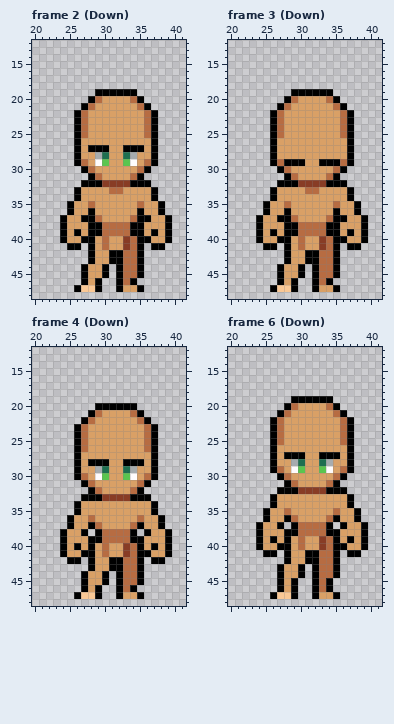
File history of a pixel-art file, assets/sprites/player/Body/001/idle.ase. This is how it looked before the edit.
64x64 pixels, 18 frames. Shown: frame 2 (Down): x 20..41, y 12..48; frame 3 (Down): x 20..41, y 12..48; frame 4 (Down): x 20..41, y 12..48; frame 6 (Down): x 20..41, y 12..48. The commit also changed other frames, which this record leaves out.
After the commit:
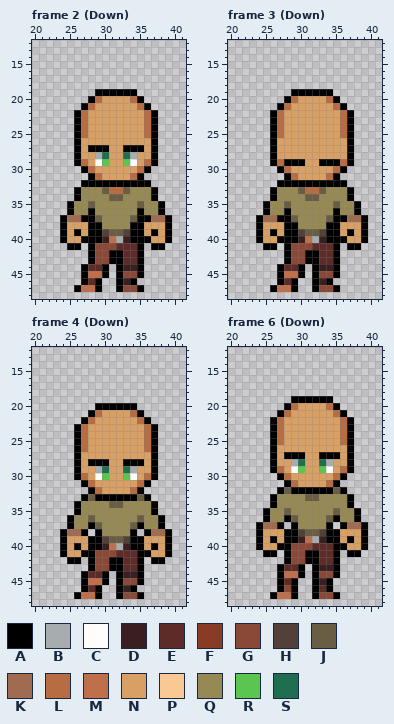
Palette (. is transparent): A #000000  B #a7acae  C #fffcfc  D #391f21  E #5d2c28  F #883c25  G #8a4836  H #524039  J #695d43  K #a06b4e  L #b76c42  M #bf6f4a  N #d9a066  P #fac895  Q #968954  R #5ac54f  S #1e6f50
What changed:
layer "Outfit/male/Layer 16" now shown
Frame 2 (Down), layers "Outfit/male/Layer 16", "Male Body/body Copy":
y 32: x 30..33 FFFF -> AAAA
y 33: x 27..30 NNNN -> QQQJ; x 33..36 NNNN -> JQQQ
y 34: x 27..36 NNNNNNNNNN -> QQQQJJQQQQ
y 35: x 26..37 NNLNNNNNNLNN -> QQJQQQQQQJQQ
y 36: x 26..27 NN -> QQ; x 29..34 NNNNNN -> QQQQQQ; x 36..37 NN -> QQ
y 37: x 25..26 NN -> KK; x 29..34 LNNNNL -> JQQQQJ; x 37..38 NN -> KK
y 38: x 30..33 LLLL -> QQQQ
y 39: x 30..33 LLLL -> HJJH
y 40: x 29..34 NLNNFL -> ADMBDA
y 41: x 29..34 NLNNFL -> GGGEEE
y 42..43: x 29..30 NN -> GG; x 33..34 LL -> EE
y 44: x 28..29 NN -> EE; x 33..34 LL -> DD
y 45: x 28..29 NN -> MM; x 33..34 LL -> GG
y 46: x 28 N -> E; x 33 L -> D
y 47: x 27..28 PP -> MM; x 33..34 NN -> GG
Frame 3 (Down), layers "Outfit/male/Layer 16", "Male Body/body Copy": the same change as frame 2 (Down)
Frame 4 (Down), layers "Outfit/male/Layer 16", "Male Body/body Copy":
y 33: x 28 A -> J; x 30..33 FFFF -> AAAA; x 35 A -> J
y 34: x 27..36 NNNNNNNNNN -> QQQQJJQQQQ
y 35: x 27..36 NNNNNNNNNN -> QQQQQQQQQQ
y 36: x 26..37 NNLNNNNNNLNN -> QQJQQQQQQJQQ
y 37: x 26..27 NN -> QQ; x 29..34 LNNNNL -> JQQQQJ; x 36..37 NN -> QQ
y 38: x 25..26 NN -> KK; x 30..33 LLLL -> QQQQ; x 37..38 NN -> KK
y 39: x 30..33 LLLL -> HJJH
y 40: x 29..34 NLNNFL -> ADMBDA
y 41: x 29..34 NLNNFL -> GGGEEE
y 42..43: x 29..30 NN -> GG; x 33..34 LL -> EE
y 44: x 28..29 NN -> EE; x 33..34 LL -> DD
y 45: x 28..29 NN -> MM; x 33..34 LL -> GG
y 46: x 28 N -> E; x 33 L -> D
y 47: x 27..28 PP -> MM; x 33..34 NN -> GG
Frame 6 (Down), layers "Outfit/male/Layer 16", "Male Body/body Copy":
y 32: x 28 A -> J; x 30..33 FFFF -> AAAA; x 35 A -> J
y 33: x 27..36 NNNNNNNNNN -> QQQQJJQQQQ
y 34: x 27..36 NNNNNNNNNN -> QQQQQQQQQQ
y 35: x 26..37 NNLNNNNNNLNN -> QQJQQQQQQJQQ
y 36: x 26..27 NN -> QQ; x 29..34 LNNNNL -> JQQQQJ; x 36..37 NN -> QQ
y 37: x 25..26 NN -> KK; x 30..33 LLLL -> QQQQ; x 37..38 NN -> KK
y 38: x 30..33 LLLL -> HJJH
y 39: x 29..34 NLNNFL -> ADMBDA
y 40: x 29..34 NLNNFL -> GGGEEE
y 41..42: x 29..30 NN -> GG; x 33..34 LL -> EE
y 43: x 28..29 NN -> EE; x 33..34 LL -> DD
y 44: x 28..29 NN -> MM; x 33..34 LL -> GG
y 45: x 28 N -> E; x 33 L -> D
y 46: x 28 N -> G; x 33 L -> E
y 47: x 27..28 PP -> MM; x 33..34 NN -> GG
